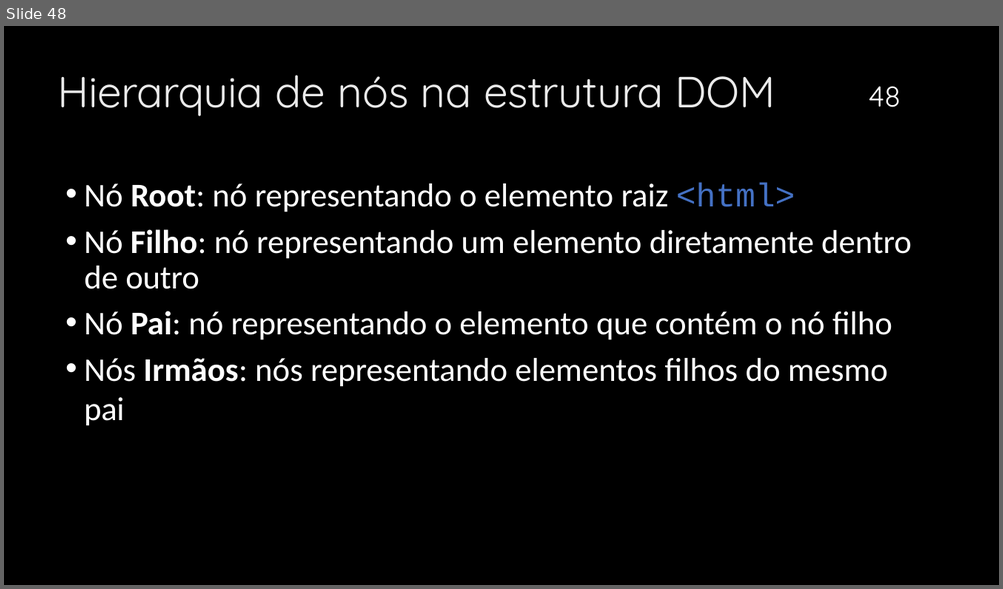
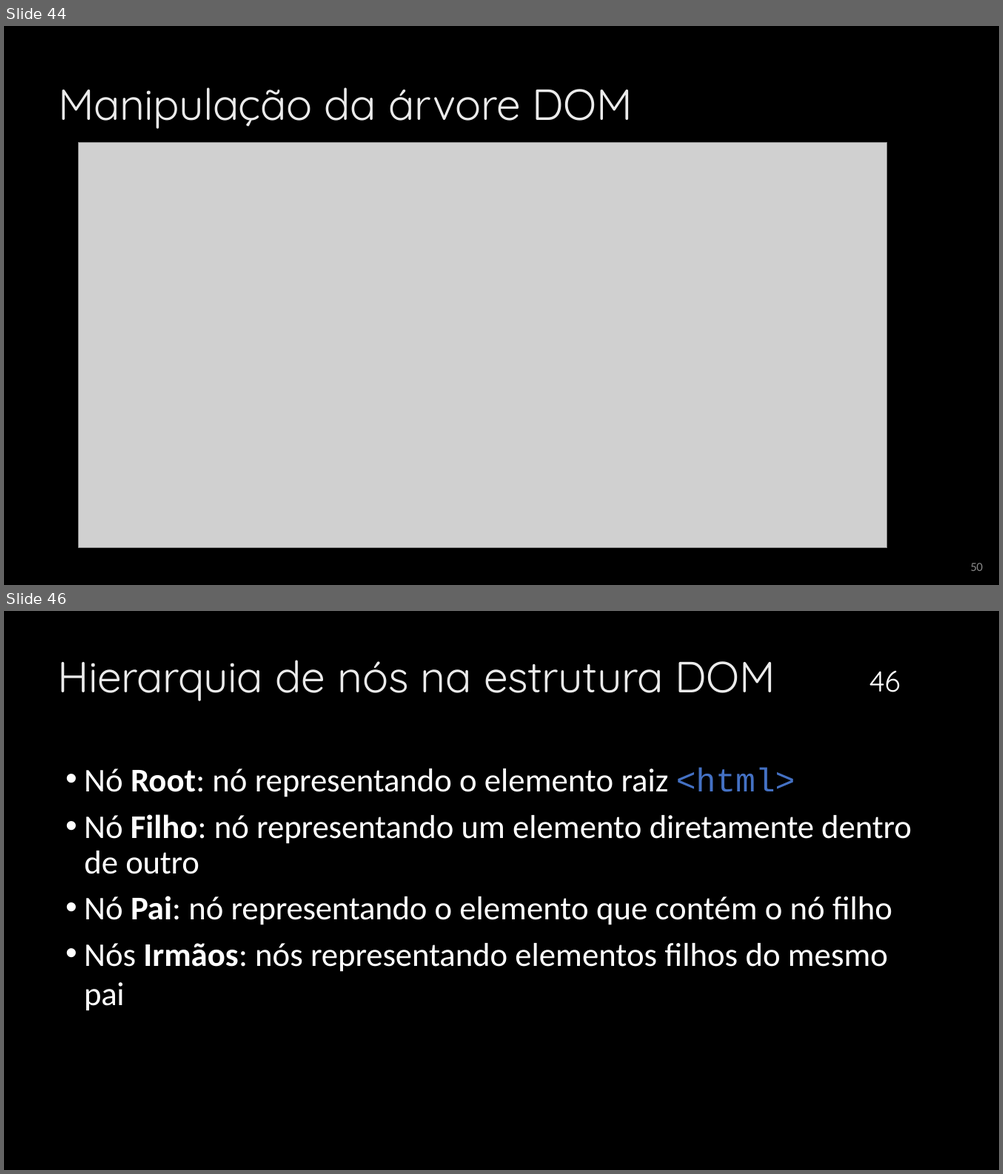
Before and after one commit to mizaelcarlos/Infonet---3-Ano-2025, a slide deck: Programação Client-Side/JavaScript.pptx. Shown one above the other, each under a label of ours: slide 48 before the commit, slides 44 and 46 after it; the slides between them are not shown. The pictures are 1003x589 and 1003x1174 pixels, drawn with LibreOffice and Linux fonts; fonts in the diff are those of the drawing; grey boxes stand for pictures; background and template pictures are left out. Boxes give left, top, right and bottom in pixels: in the first picture for what was removed or moved away, otherwise in the second. Text is boxed around its words. In the diff, an @@ line names an element or a change of style, - is before the commit and + after.

```diff
--- a/Programação Client-Side/JavaScript.pptx
+++ b/Programação Client-Side/JavaScript.pptx
@@ slide 44 added at box(4, 26, 999, 585), background picture (left out) @@
@@ title added at box(59, 87, 632, 129), 42 pt, text #EBEBEB @@
+Manipulação da árvore DOM
@@ picture added at box(79, 142, 887, 548) @@
@@ text added at box(970, 563, 983, 571), 12 pt, text #888888 @@
+50
@@ what was slide 48 is now slide 46 @@
@@ page number at box(868, 670, 899, 692): text changed @@
-48
+46
```
Also in this commit, not shown: 7 slides changed, 2 other slides added, 2 slides removed, 5 other files.
